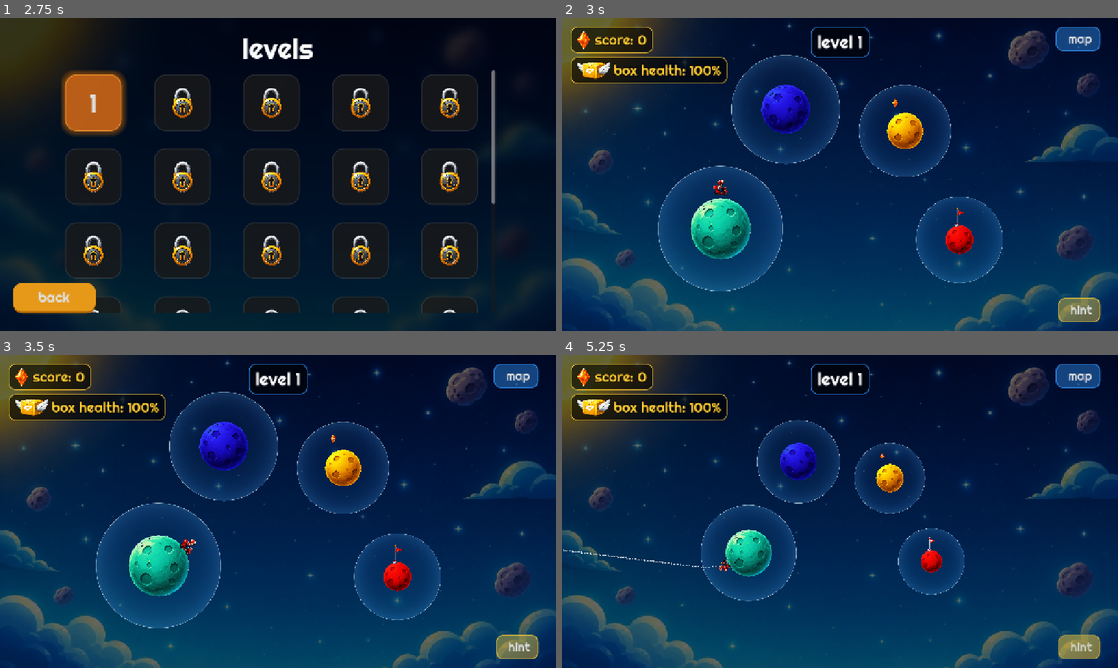
Above: before the commit, frames 1-4 (two rows, left to right).
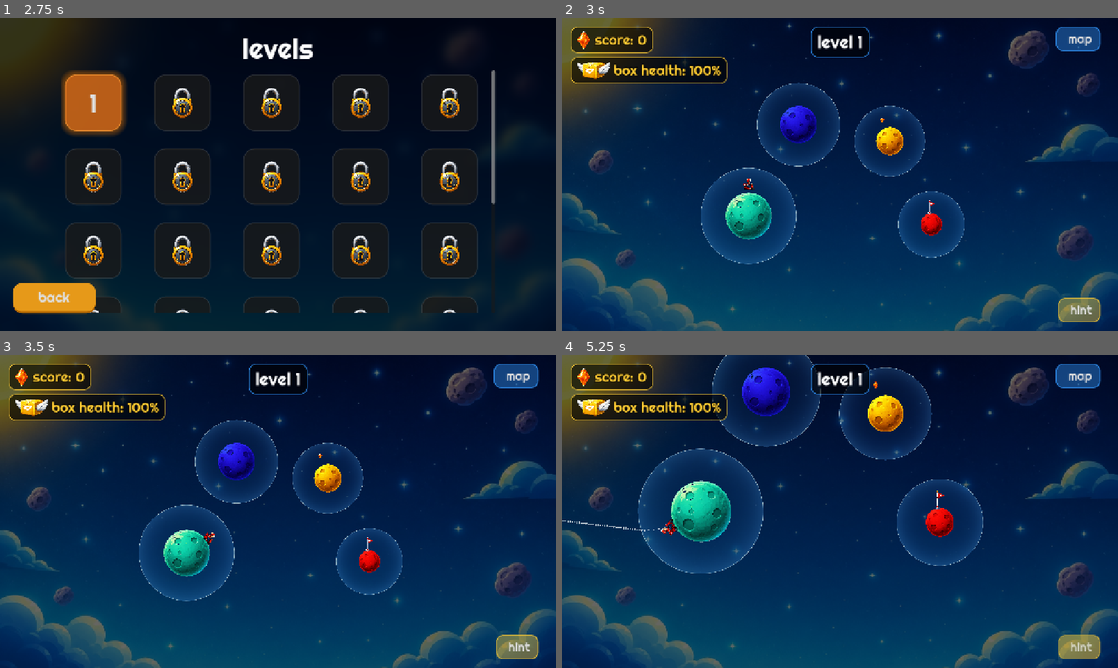
Above: after the commit, the same moments.

Repository: PandiaJason/classic
Game: Godot game, scene res://scenes/splash_screen.tscn
Two runs of this game, one before a commit and one after it. Both use one fixed random seed, a clock stepped at 60 frames per second and the inputs below. Sound files missing from this copy of the repository are replaced by a short silence.
Inputs:
- Up to frame 1 (2.75 s): tap Enter (ui_accept) at 0.5, 0.77, 1.25, 1.52 s; hold Right (ui_right) 0.53-2 s; click "start" at 2 s
- Up to frame 2 (3 s): click "1" at 2.75 s
- Up to frame 3 (3.5 s): no input
- Up to frame 4 (5.25 s): click "map" at 3.5 s; hold Left (ui_left) 4.28-5 s; click "hint" at 5 s

Frame 1 is identical in both runs. In frame 2, 12% of the frame differs, in the area x 17-80%, y 11-88%; in frame 3, 11%; in frame 4, 14%, in the area x 0-76%, y 0-79%.

Commit message:
Optimize UI for all screens, anchored camera logic, and repo cleanup

Diff:
--- a/project.godot
+++ b/project.godot
@@ -43,6 +43,5 @@
 
 renderer/rendering_method="gl_compatibility"
 renderer/rendering_method.mobile="gl_compatibility"
-textures/canvas_textures/default_texture_filter=1
 textures/vram_compression/import_etc2_astc=true
 environment/defaults/default_clear_color=Color(0.05, 0.05, 0.2, 1)
--- a/scenes/level_26.tscn
+++ b/scenes/level_26.tscn
@@ -29,64 +29,64 @@
 type = 0
 
 [node name="Planet2" parent="Planets" groups=["planets"] instance=ExtResource("1_planet")]
-position = Vector2(-76, -366)
+position = Vector2(-200, -500)
 type = 0
 
 [node name="Planet3" parent="Planets" groups=["planets"] instance=ExtResource("1_planet")]
-position = Vector2(96, 825)
+position = Vector2(200, 1200)
 type = 1
 
 [node name="Planet4" parent="Planets" groups=["planets"] instance=ExtResource("1_planet")]
-position = Vector2(204, 13)
+position = Vector2(600, 100)
 type = 2
 
 [node name="Planet5" parent="Planets" groups=["planets"] instance=ExtResource("1_planet")]
-position = Vector2(1463, -755)
+position = Vector2(1600, -800)
 type = 0
 
 [node name="Planet6" parent="Planets" groups=["planets"] instance=ExtResource("1_planet")]
-position = Vector2(1341, 191)
+position = Vector2(1500, 400)
 type = 0
 
 [node name="Planet7" parent="Planets" groups=["planets"] instance=ExtResource("1_planet")]
-position = Vector2(2242, -396)
+position = Vector2(2500, -400)
 type = 0
 
 [node name="Planet8" parent="Planets" groups=["planets"] instance=ExtResource("1_planet")]
-position = Vector2(3151, -120)
+position = Vector2(3300, 0)
 type = 2
 
 [node name="Planet9" parent="Planets" groups=["planets"] instance=ExtResource("1_planet")]
-position = Vector2(3807, 1120)
+position = Vector2(4000, 1200)
 type = 1
 
 [node name="Planet10" parent="Planets" groups=["planets"] instance=ExtResource("1_planet")]
-position = Vector2(4294, 340)
+position = Vector2(4500, 400)
 type = 2
 
 [node name="Planet11" parent="Planets" groups=["planets"] instance=ExtResource("1_planet")]
-position = Vector2(5086, -335)
+position = Vector2(5200, -300)
 type = 0
 
 [node name="Planet12" parent="Planets" groups=["planets"] instance=ExtResource("1_planet")]
-position = Vector2(5475, -1552)
+position = Vector2(5600, -1600)
 type = 0
 
 [node name="Planet13" parent="Planets" groups=["planets"] instance=ExtResource("1_planet")]
-position = Vector2(5644, -765)
+position = Vector2(5800, -800)
 type = 1
 
 [node name="Planet14" parent="Planets" groups=["planets"] instance=ExtResource("1_planet")]
-position = Vector2(6792, -1409)
+position = Vector2(7000, -1400)
 type = 0
 
 [node name="Planet15" parent="Planets" groups=["planets"] instance=ExtResource("1_planet")]
-position = Vector2(7808, -725)
+position = Vector2(8000, -700)
 type = 3
 
 
 [node name="Player2D" parent="." instance=ExtResource("2_player")]
-position = Vector2(150, 300)
+position = Vector2(150, 250)
 
 [node name="Camera2D" type="Camera2D" parent="."]
 position = Vector2(4308, -323)
--- a/scenes/splash_screen.tscn
+++ b/scenes/splash_screen.tscn
@@ -1,9 +1,9 @@
-[gd_scene load_steps=3 format=3]
+[gd_scene format=3 uid="uid://cb3ln8hy7e7f1"]
 
-[ext_resource type="Script" path="res://scripts/splash_screen.gd" id="1_script"]
-[ext_resource type="Texture2D" path="res://assets/hikki_studios.png" id="2_logo"]
+[ext_resource type="Script" uid="uid://wupjehgvwlqj" path="res://scripts/splash_screen.gd" id="1_script"]
+[ext_resource type="Texture2D" uid="uid://clr5reb8gixpi" path="res://assets/hikki_studios.png" id="2_logo"]
 
-[node name="SplashScreen" type="Control"]
+[node name="SplashScreen" type="Control" unique_id=1639563170]
 layout_mode = 3
 anchors_preset = 15
 anchor_right = 1.0
@@ -12,16 +12,7 @@
 grow_vertical = 2
 script = ExtResource("1_script")
 
-[node name="Background" type="ColorRect" parent="."]
-layout_mode = 1
-anchors_preset = 15
-anchor_right = 1.0
-anchor_bottom = 1.0
-grow_horizontal = 2
-grow_vertical = 2
-color = Color(1, 1, 1, 1)
-
-[node name="CenterContainer" type="CenterContainer" parent="."]
+[node name="Background" type="ColorRect" parent="." unique_id=2117328392]
 layout_mode = 1
 anchors_preset = 15
 anchor_right = 1.0
@@ -29,9 +20,17 @@
 grow_horizontal = 2
 grow_vertical = 2
 
-[node name="Logo" type="TextureRect" parent="CenterContainer"]
+[node name="CenterContainer" type="CenterContainer" parent="." unique_id=31968638]
+layout_mode = 1
+anchors_preset = 15
+anchor_right = 1.0
+anchor_bottom = 1.0
+grow_horizontal = 2
+grow_vertical = 2
+
+[node name="Logo" type="TextureRect" parent="CenterContainer" unique_id=1218419509]
+custom_minimum_size = Vector2(400, 400)
 layout_mode = 2
 texture = ExtResource("2_logo")
 expand_mode = 3
 stretch_mode = 5
-custom_minimum_size = Vector2(400, 400)
--- a/scripts/game_over_ui.gd
+++ b/scripts/game_over_ui.gd
@@ -110,9 +110,22 @@
 	panel.add_child(vbox)
 
 	var center = CenterContainer.new()
+	center.name = "CenterContainer"
 	center.set_anchors_and_offsets_preset(Control.PRESET_FULL_RECT)
 	center.add_child(panel)
 	add_child(center)
+
+	get_tree().get_root().size_changed.connect(_on_size_changed)
+	call_deferred("_on_size_changed")
+
+func _on_size_changed():
+	var vp_size = get_viewport().get_visible_rect().size
+	var center = get_node_or_null("CenterContainer")
+	if center:
+		# Base resolution is roughly 1280x720. We scale down if smaller, or up if larger.
+		var scale_factor = min(vp_size.x / 1280.0, vp_size.y / 720.0)
+		center.pivot_offset = vp_size / 2.0
+		center.scale = Vector2(scale_factor, scale_factor)
 
 func _on_retry_pressed():
 	get_tree().paused = false
--- a/scripts/in_game_ui.gd
+++ b/scripts/in_game_ui.gd
@@ -3,7 +3,7 @@
 @onready var bgm = $"../BGM"
 @onready var player = $"../Player2D"
 
-var is_viewing_map: bool = false
+var is_viewing_map: bool = true
 @onready var level_camera = $"../Camera2D"
 # Fixed zoom - same size for ALL levels (matches level 1 look)
 var default_zoom = Vector2(0.5, 0.5)
@@ -48,10 +48,8 @@
 			map_zoom = Vector2(min(zoom_x, zoom_y) * 0.85, min(zoom_x, zoom_y) * 0.85)
 			map_zoom = Vector2(clamp(map_zoom.x, 0.1, 0.4), clamp(map_zoom.y, 0.1, 0.4))
 
-		# Fixed zoom for all levels - same as level 1
-		level_camera.zoom = default_zoom
-
-		# Start camera centered on all planets so level fills the screen
+		# Start in MAP view (zoomed out)
+		level_camera.zoom = map_zoom
 		level_camera.global_position = level_center_pos
 
 	# Setup Score Panel
@@ -178,27 +176,26 @@
 			level_camera.zoom = level_camera.zoom.lerp(map_zoom, 5.0 * delta)
 			level_camera.global_position = level_camera.global_position.lerp(level_center_pos, 8.0 * delta)
 		else:
+			# Zoom in to follow player
 			level_camera.zoom = level_camera.zoom.lerp(default_zoom, 5.0 * delta)
 			if is_instance_valid(player):
-				# DEADZONE camera for ALL states — only moves when player nears screen edge
 				var screen_size = get_viewport().get_visible_rect().size / level_camera.zoom
 				var half_w = screen_size.x / 2.0
-				var half_h = screen_size.y / 2.0
-				# Deadzone = 65% of half-screen (camera moves when player is in outer 35%)
-				var deadzone_w = half_w * 0.65
-				var deadzone_h = half_h * 0.65
-				var cam_pos = level_camera.global_position
-				var player_pos = player.global_position
-				var diff = player_pos - cam_pos
-				var target = cam_pos
-				if diff.x > deadzone_w:
-					target.x = player_pos.x - deadzone_w
-				elif diff.x < -deadzone_w:
-					target.x = player_pos.x + deadzone_w
-				if diff.y > deadzone_h:
-					target.y = player_pos.y - deadzone_h
-				elif diff.y < -deadzone_h:
-					target.y = player_pos.y + deadzone_h
+
+				var target_x: float
+				var target_y: float
+
+				if is_instance_valid(player.current_planet):
+					# While riding a planet, lock the camera to the planet so the screen doesn't spin.
+					# Add horizontal offset so the planet is on the left side of the screen.
+					target_x = player.current_planet.global_position.x + (half_w * 0.5)
+					target_y = player.current_planet.global_position.y
+				else:
+					# While jumping, follow the player through space with the same offset.
+					target_x = player.global_position.x + (half_w * 0.5)
+					target_y = player.global_position.y
+
+				var target = Vector2(target_x, target_y)
 				level_camera.global_position = level_camera.global_position.lerp(target, 6.0 * delta)
 
 func _on_hint_pressed():
--- a/scripts/level_complete_ui.gd
+++ b/scripts/level_complete_ui.gd
@@ -128,9 +128,22 @@
 	panel.add_child(vbox)
 
 	var center = CenterContainer.new()
+	center.name = "CenterContainer"
 	center.set_anchors_and_offsets_preset(Control.PRESET_FULL_RECT)
 	center.add_child(panel)
 	add_child(center)
+
+	get_tree().get_root().size_changed.connect(_on_size_changed)
+	call_deferred("_on_size_changed")
+
+func _on_size_changed():
+	var vp_size = get_viewport().get_visible_rect().size
+	var center = get_node_or_null("CenterContainer")
+	if center:
+		# Base resolution is roughly 1280x720. We scale down if smaller, or up if larger.
+		var scale_factor = min(vp_size.x / 1280.0, vp_size.y / 720.0)
+		center.pivot_offset = vp_size / 2.0
+		center.scale = Vector2(scale_factor, scale_factor)
 
 func _on_menu_pressed():
 	get_tree().paused = false
--- a/scripts/player_2d.gd
+++ b/scripts/player_2d.gd
@@ -18,6 +18,11 @@
 var show_trajectory: bool = false
 var overlapping_gravity_areas: Array = []
 var was_on_ground: bool = true
+
+# Cinematic death state
+var _doomed: bool = false
+var _doom_timer: float = 0.0
+const DOOM_DELAY: float = 2.5
 
 var trajectory_points: Array[Vector2] = []
 @onready var floor_ray = $RayCast2D
@@ -204,8 +209,22 @@
 		last_planet = null
 		move_and_slide()
 
-		# Out of bounds check: if player leaves the level map area, they're lost
 		if not is_menu_demo and not is_game_over:
+			# --- CINEMATIC DEATH: detect doomed trajectory ---
+			if not _doomed and not is_heading_towards_any_planet():
+				_doomed = true
+				_doom_timer = 0.0
+
+			if _doomed:
+				_doom_timer += delta
+				# Spin the scooter to sell the tumbling feeling
+				rotation += delta * (_doom_timer * 3.0 + 2.0)
+				if _doom_timer >= DOOM_DELAY:
+					is_game_over = true
+					GameManager.game_over("lost in space")
+					return
+
+			# --- EXISTING safety net: hard out-of-bounds fallback ---
 			var buffer = 1500.0
 			var min_x = INF
 			var max_x = -INF
@@ -258,6 +277,35 @@
 				closest = planet
 
 	current_planet = closest
+	# If we just re-entered gravity, cancel the doomed state
+	if current_planet != null and _doomed:
+		_doomed = false
+		_doom_timer = 0.0
+
+func is_heading_towards_any_planet() -> bool:
+	if velocity.length_squared() < 1.0:
+		return true # Too slow to judge — give benefit of the doubt
+	var v_dir = velocity.normalized()
+	var p_pos = global_position
+	for p in _planets_list:
+		if not is_instance_valid(p):
+			continue
+		var to_planet = p.global_position - p_pos
+		# Only check planets in front of us
+		if to_planet.dot(v_dir) <= 0:
+			continue
+		# Distance from planet center to straight-line trajectory
+		var proj_len = to_planet.dot(v_dir)
+		var closest_pt = p_pos + v_dir * proj_len
+		var dist_to_line = p.global_position.distance_to(closest_pt)
+		var grav_radius = 500.0
+		var grav_shape = p.get_node_or_null("GravityArea/CollisionShape2D")
+		if grav_shape and grav_shape.shape is CircleShape2D:
+			grav_radius = grav_shape.shape.radius * p.scale.x
+		# 100px generous buffer so we don't trigger too early on near-misses
+		if dist_to_line < grav_radius + 100.0:
+			return true
+	return false
 
 func calculate_trajectory():
 	trajectory_points.clear()
Not shown, changed: export_presets.cfg
